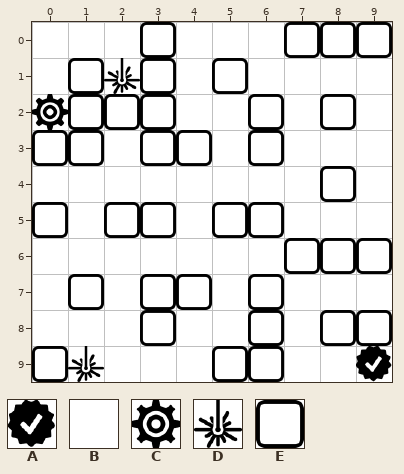
Tiled map: Assets/Tiles/DemoWallsTeleportsPressurePlates.tmx. The picture above is the old version.
Cells are 64x64 px. Shown: x 0..9, y 0..9.
Key: from "tilemap": A 9 "trigger", B 11 "terrain", C 27 "trigger", D 28 "portal", E 30 "wall".
_ is an empty cell.
Layer "Board" before, first column x 0:
 0 BBBEBBBEEE
 1 BEDEBEBBBB
 2 CEEEBBEBEB
 3 EEBEEBEBBB
 4 BBBBBBBBEB
 5 EBEEBEEBBB
 6 BBBBBBBEEE
 7 BEBEEBEBBB
 8 BBBEBBEBEE
 9 EDBBBEEBBA
After the commit:
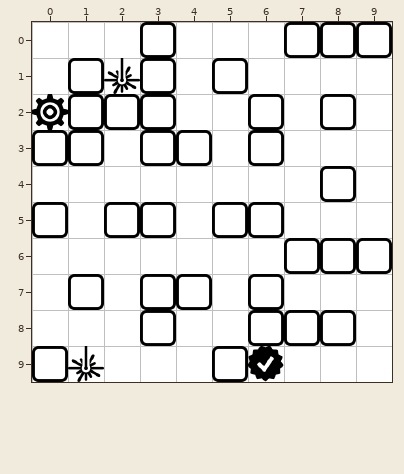
Diff:
Layer "Board":
Tile A replaces tile E in row 9 at x 6.
Tile B replaces tile A in row 9 at x 9.
Tile B replaces tile E in row 8 at x 9.
Tile E replaces tile B in row 8 at x 7.
